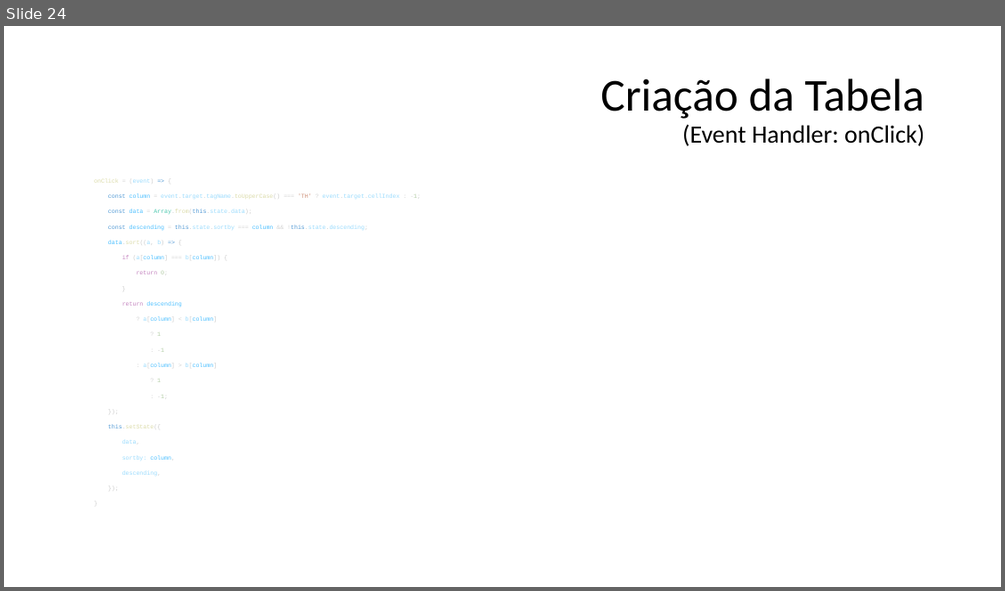
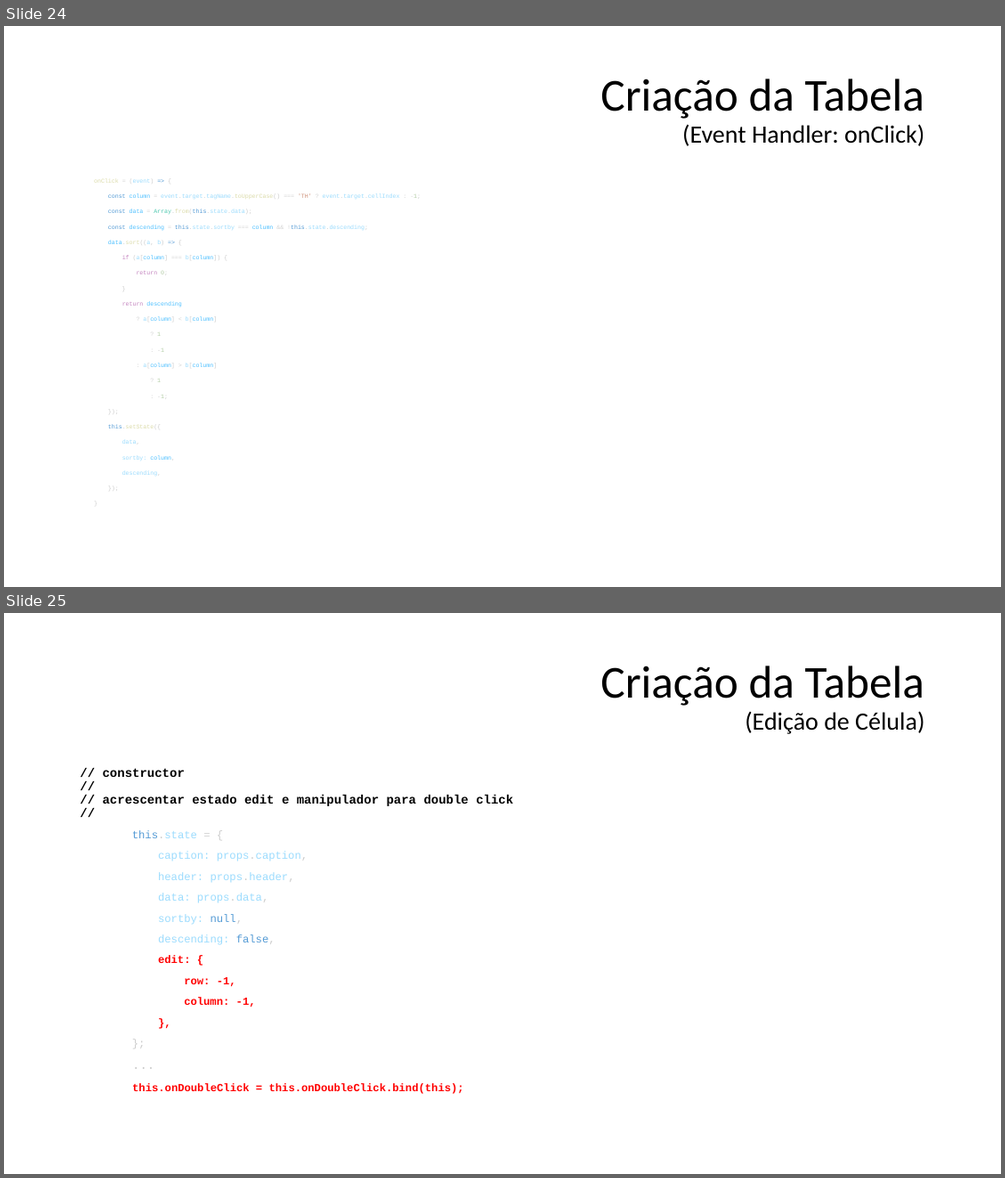
Before and after one commit to tadeumaffeis/ProgramacaoMultiplataforma, a slide deck: Aulas/04 - Criação de Tabela com Controles/04 - Tabela com Controles.pptx. Shown one above the other, each under a label of ours: slide 24 before the commit, slides 24 and 25 after it. The pictures are 1005x591 and 1005x1178 pixels, drawn with LibreOffice and Linux fonts; fonts in the diff are those of the drawing. Boxes give left, top, right and bottom in pixels: in the first picture for what was removed or moved away, otherwise in the second. Text is boxed around its words. In the diff, an @@ line names an element or a change of style, - is before the commit and + after.

```diff
--- a/Aulas/04 - Criação de Tabela com Controles/04 - Tabela com Controles.pptx
+++ b/Aulas/04 - Criação de Tabela com Controles/04 - Tabela com Controles.pptx
@@ slide 25 added at <box>4,613,1001,1174</box>, background #FFFFFF @@
@@ title added at <box>600,666,924,734</box>, 24 pt, text #000000 @@
+Criação da Tabela
+(Edição de Célula)
@@ text added at <box>103,768,513,1094</box>, 10.5 pt, text #9CDCFE, bold @@
+// constructor
+//
+// acrescentar estado edit e manipulador para double click
+//
+this.state = {
+caption: props.caption,
+header: props.header,
+data: props.data,
+sortby: null,
+descending: false,
+edit: {
+row: -1,
+column: -1,
+},
+};
+...
+this.onDoubleClick = this.onDoubleClick.bind(this);
```
Also in this commit, not shown: 4 other slides added, 7 other files.
